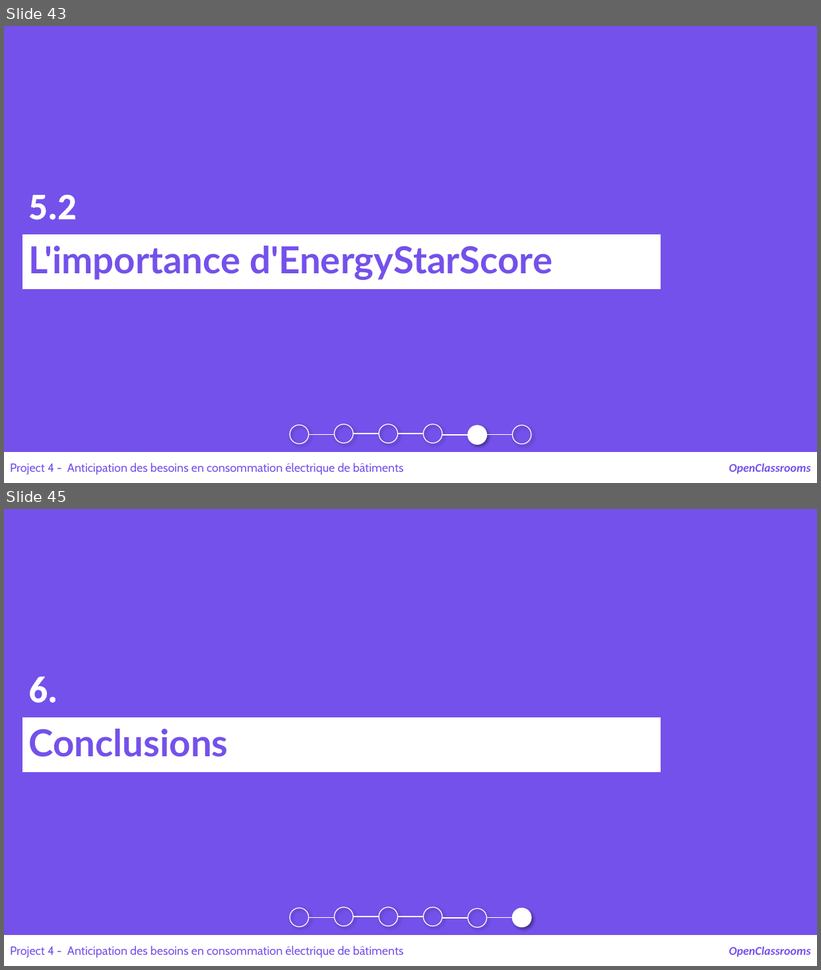
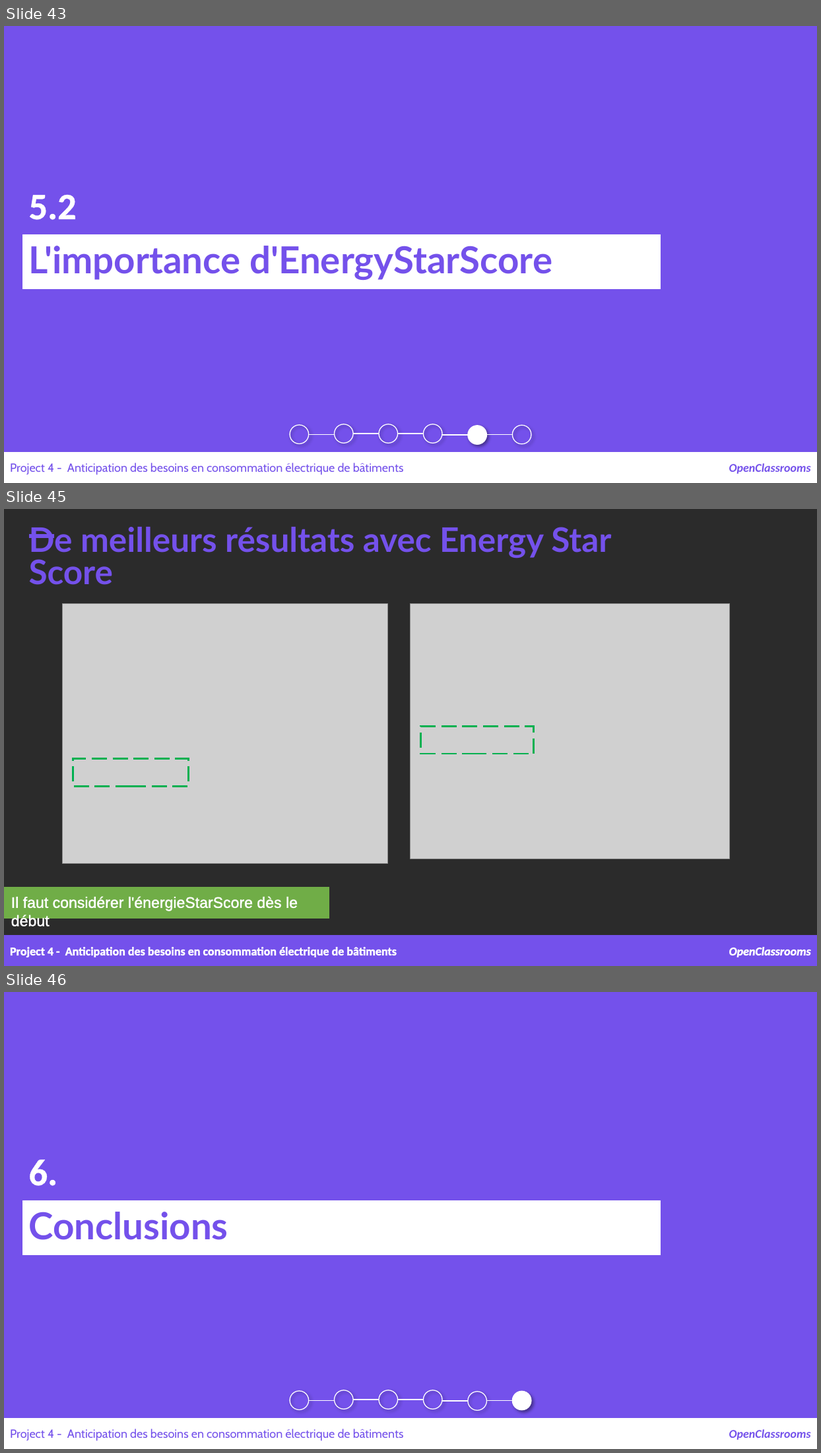
Before and after one commit to samirhinojosa/OC-P4-consumption-needs-of-buildings, a slide deck: supports/P4_presentation v1.pptx. Shown one above the other, each under a label of ours: slides 43 and 45 before the commit, slides 43, 45 and 46 after it; the slides between them are not shown. The pictures are 821x970 and 821x1453 pixels, drawn with LibreOffice and Linux fonts; fonts in the diff are those of the drawing; grey boxes stand for pictures; background and template pictures are left out; a plain dark background stands for a picture behind light text. Boxes give left, top, right and bottom in pixels: in the first picture for what was removed or moved away, otherwise in the second. Text is boxed around its words. In the diff, an @@ line names an element or a change of style, - is before the commit and + after.

```diff
--- a/supports/P4_presentation v1.pptx
+++ b/supports/P4_presentation v1.pptx
@@ slide 45 added at (4,509,817,966), background picture (left out) @@
@@ text added at (29,527,611,585), 40 pt, text #7451EB, bold @@
+De meilleurs résultats avec Energy Star Score
@@ rectangle added at (29,534,54,537), fill #7451EB, outline #7451EB 1 pt @@
@@ picture added at (63,603,388,864) @@
@@ picture added at (411,603,731,859) @@
@@ rectangle added at (421,727,534,755), outline #00B050 2.25 pt dashed @@
@@ rectangle added at (73,759,189,787), outline #00B050 2.25 pt dashed @@
@@ rectangle added at (4,888,330,919), fill #70AD47, outline #70AD47 1 pt @@
@@ text added at (11,896,298,930), 18 pt, text #FFFFFF @@
+Il faut considérer l'énergieStarScore dès le début
@@ rectangle added at (4,936,817,966), fill #7451EB, outline #7451EB 1 pt @@
@@ text added at (10,947,396,958), 14 pt, text #FFFFFF, bold @@
+Project 4 - Anticipation des besoins en consommation électrique de bâtiments
@@ text added at (729,947,811,958), 14 pt, text #FFFFFF, bold, italic @@
+OpenClassrooms
@@ what was slide 45 is now slide 46 @@
```
Also in this commit, not shown: 12 slides changed, 4 other files.
